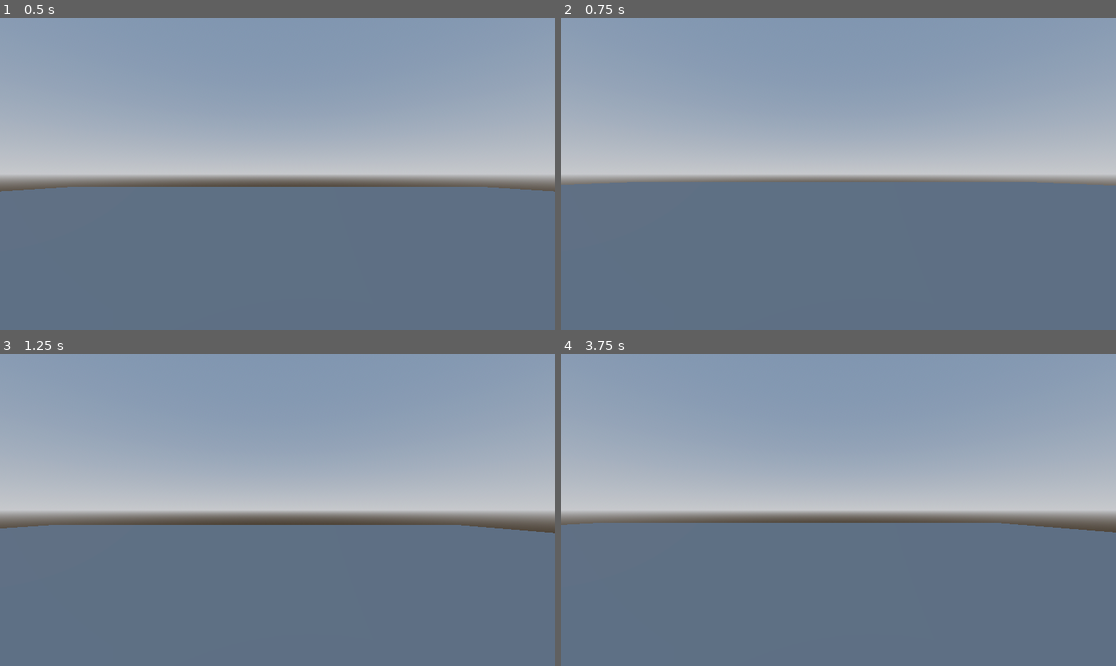
Above: before the commit, frames 1-4 (two rows, left to right).
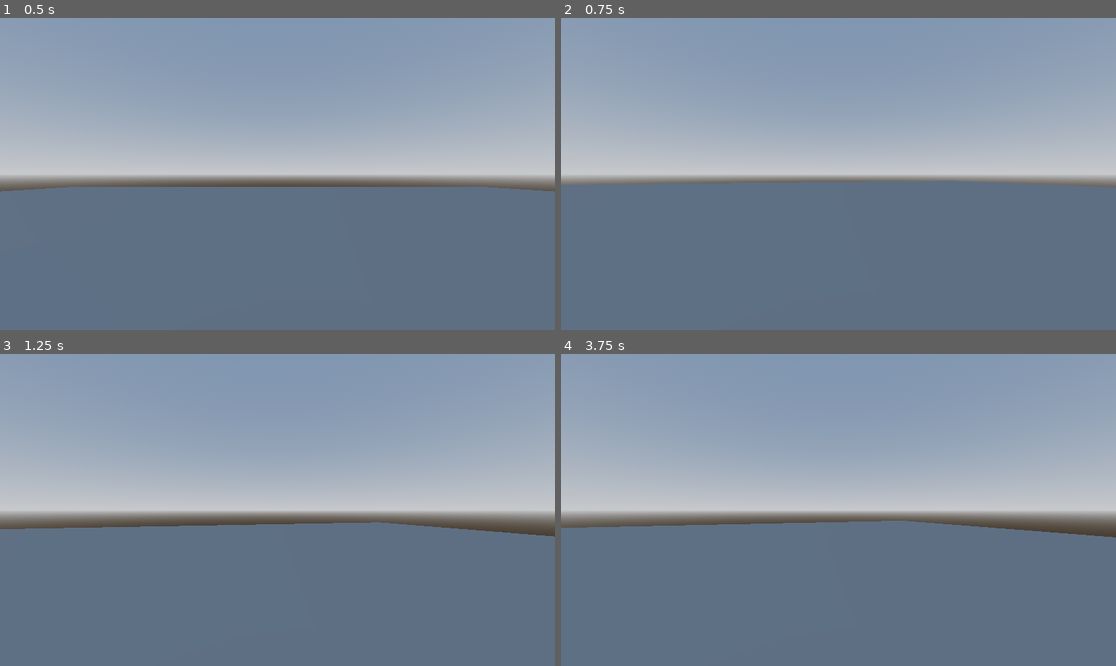
Above: after the commit, the same moments.

Repository: tiagoskaterock/robo-rampage-3d
Game: Godot game, scene res://Levels/Sandbox.tscn
Same seed, same stepped clock (60 frames per second), same inputs: the game is played once before the commit and once after it.
Inputs (mouse positions are in pixels of both pictures, inside the frame that each line leads up to):
- Up to frame 1 (0.5 s): no input
- Up to frame 2 (0.75 s): move the mouse to (960, 158) at 0.52 s; hold D (right) from 0.53 s (still down)
- Up to frame 3 (1.25 s): keep holding D (right); tap Keypad 2 (jump) at 0.77 s
- Up to frame 4 (3.75 s): move the mouse to (727, 525) at 1.27 s; release D (right) at 1.28 s; hold S (down) 1.28-2.03 s; tap Keypad 2 (jump) at 1.52, 3.02 s; tap Enter at 2 s; move the mouse to (894, 441) at 2.02 s; hold D (right) 2.03-2.78 s; tap Space at 2.75 s; move the mouse to (810, 572) at 2.77 s; hold W (up) 2.78-3.53 s; move the mouse to (1005, 556) at 3.52 s; hold A (left) from 3.53 s (still down)

Frame 1 is identical in both runs. In frame 2, 0.3% of the frame differs, in the area x 2-100%, y 52-55%; in frame 3, 0.6%; in frame 4, 0.9%, in the area x 0-100%, y 53-59%.

Commit message:
69. Input Events and Aiming

Diff:
--- a/Player/player.gd
+++ b/Player/player.gd
@@ -6,9 +6,15 @@
 
 # Get the gravity from the project settings to be synced with RigidBody nodes.
 var gravity = ProjectSettings.get_setting("physics/3d/default_gravity")
+var mouse_motion := Vector2.ZERO
+
+
+func _ready():
+	Input.mouse_mode = Input.MOUSE_MODE_CAPTURED
 
 
 func _physics_process(delta):
+	handle_camera_rotation()
 	# Add the gravity.
 	if not is_on_floor():
 		velocity.y -= gravity * delta
@@ -29,3 +35,15 @@
 		velocity.z = move_toward(velocity.z, 0, SPEED)
 
 	move_and_slide()
+
+func _input(event: InputEvent) -> void:
+	if event is InputEventMouseMotion:
+		if Input.mouse_mode == Input.MOUSE_MODE_CAPTURED:
+			mouse_motion = -event.relative * 0.001
+	if event.is_action_pressed("ui_cancel"):
+		Input.mouse_mode = Input.MOUSE_MODE_VISIBLE
+
+
+func handle_camera_rotation() -> void :
+	rotate_y(mouse_motion.x)
+	mouse_motion = Vector2.ZERO
